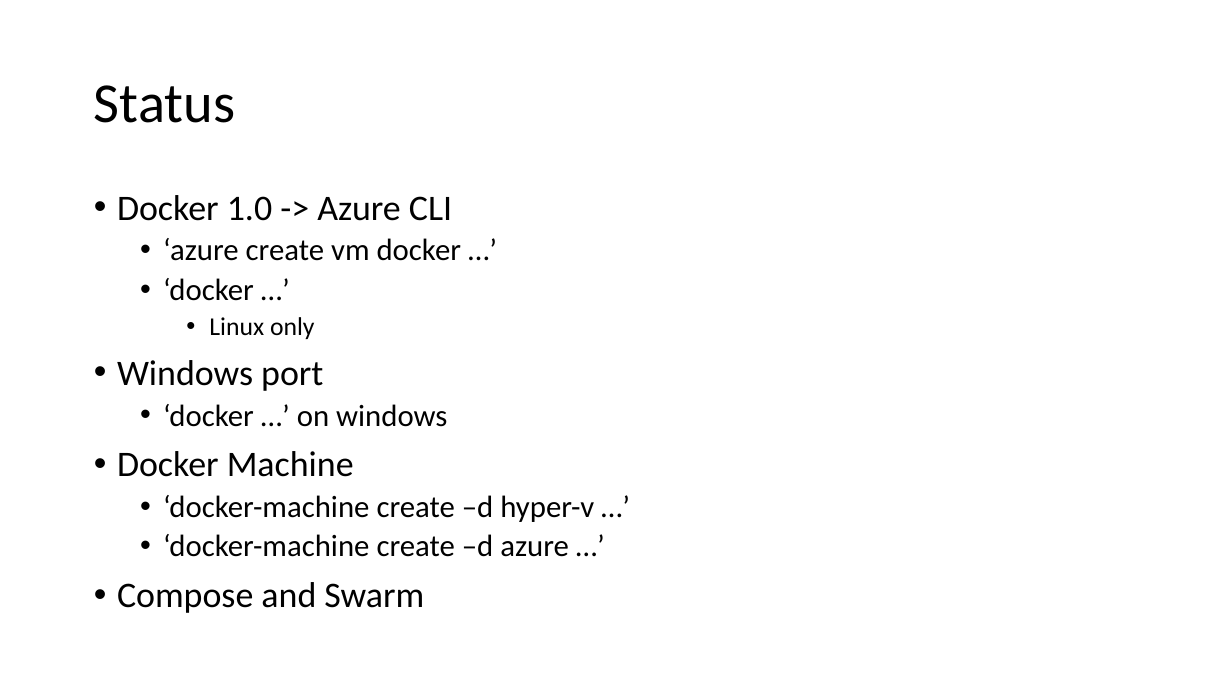
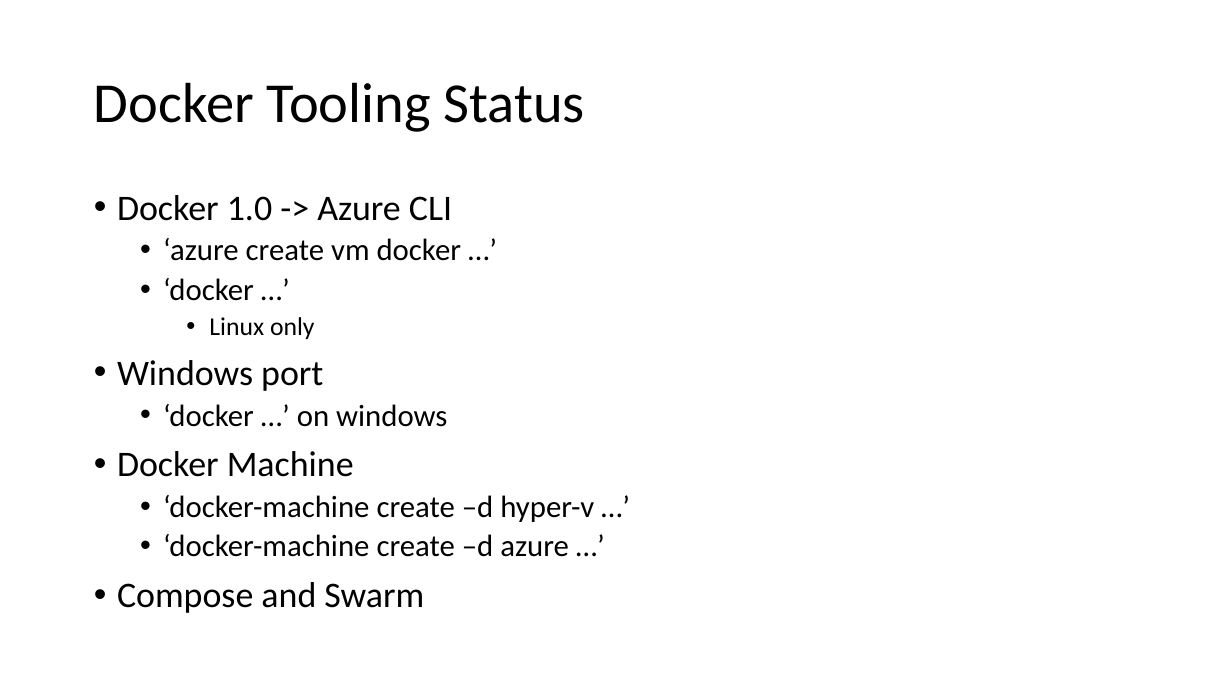
Before and after one commit to tvsnarayana/AzureDevTestDeploy, a slide deck: slide 7 of docs/tutorial.pptx. Drawn at 1232x693 pixels with LibreOffice and Linux fonts; fonts in the diff are those of the drawing. Boxes give left, top, right and bottom in pixels: in the first picture for what was removed or moved away, otherwise in the second. Text is boxed around its words. In the diff, an @@ line names an element or a change of style, - is before the commit and + after.

```diff
--- a/docs/tutorial.pptx
+++ b/docs/tutorial.pptx
@@ title at (94,82,584,132): text changed @@
-Status
+Docker Tooling Status
```
Also in this commit, not shown: 2 other slides changed.
